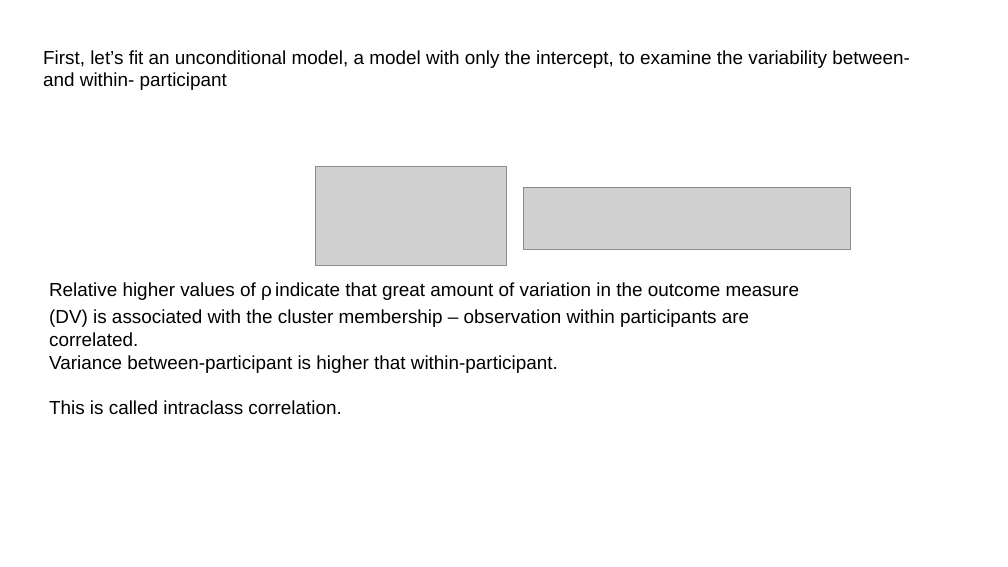
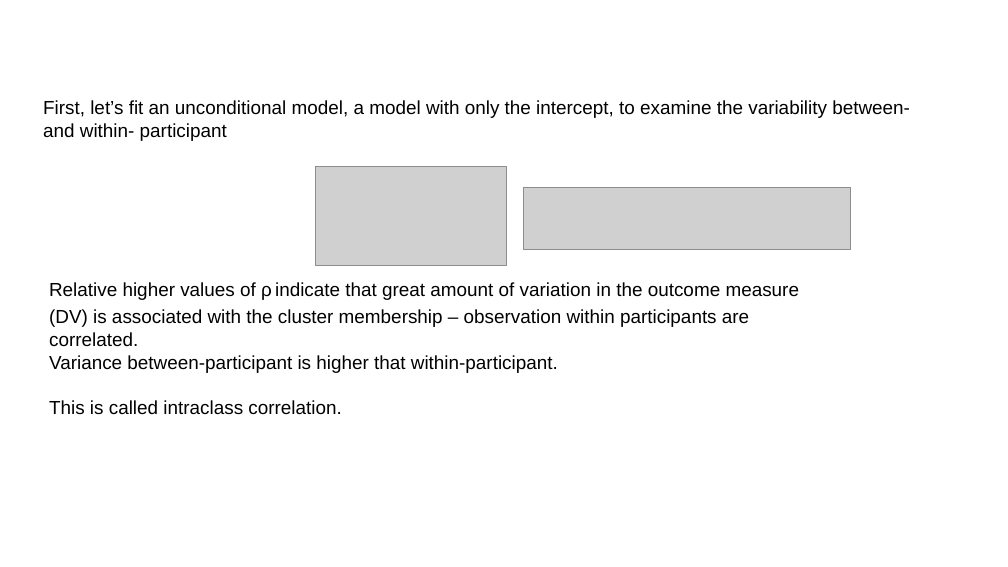
Before and after one commit to FPupillo/LMM_workshop, a slide deck: slide 33 of PPT_LMM.odp (slide 32 before the commit). Drawn at 1008x567 pixels with LibreOffice and Linux fonts; fonts in the diff are those of the drawing; grey boxes stand for pictures. Boxes give left, top, right and bottom in pixels: in the first picture for what was removed or moved away, otherwise in the second. Text is boxed around its words. In the diff, an @@ line names an element or a change of style, - is before the commit and + after.

```diff
--- a/PPT_LMM.odp
+++ b/PPT_LMM.odp
@@ text "First, let’s fit an unconditional ...": place and size @@
-text "First, let’s fit an unconditional ..." at box(43, 50, 910, 90)
+text "First, let’s fit an unconditional ..." at box(43, 100, 910, 141)
```
Also in this commit, not shown: 10 other slides changed, 1 slide added, 1 slide removed, 2 other files.
